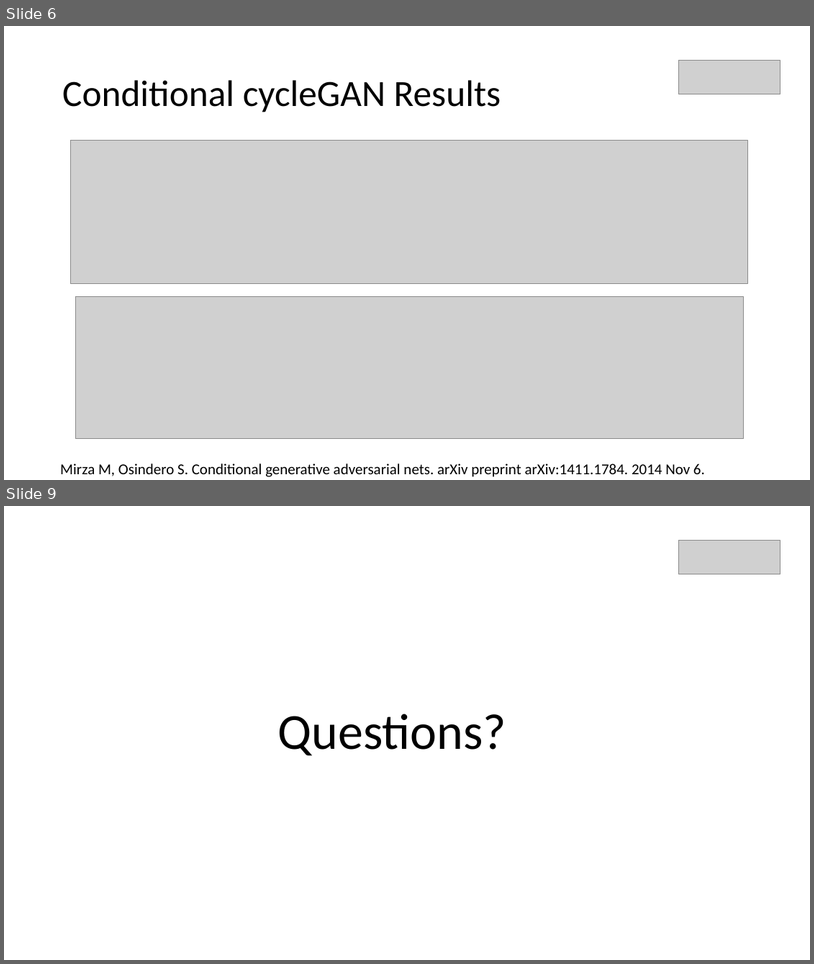
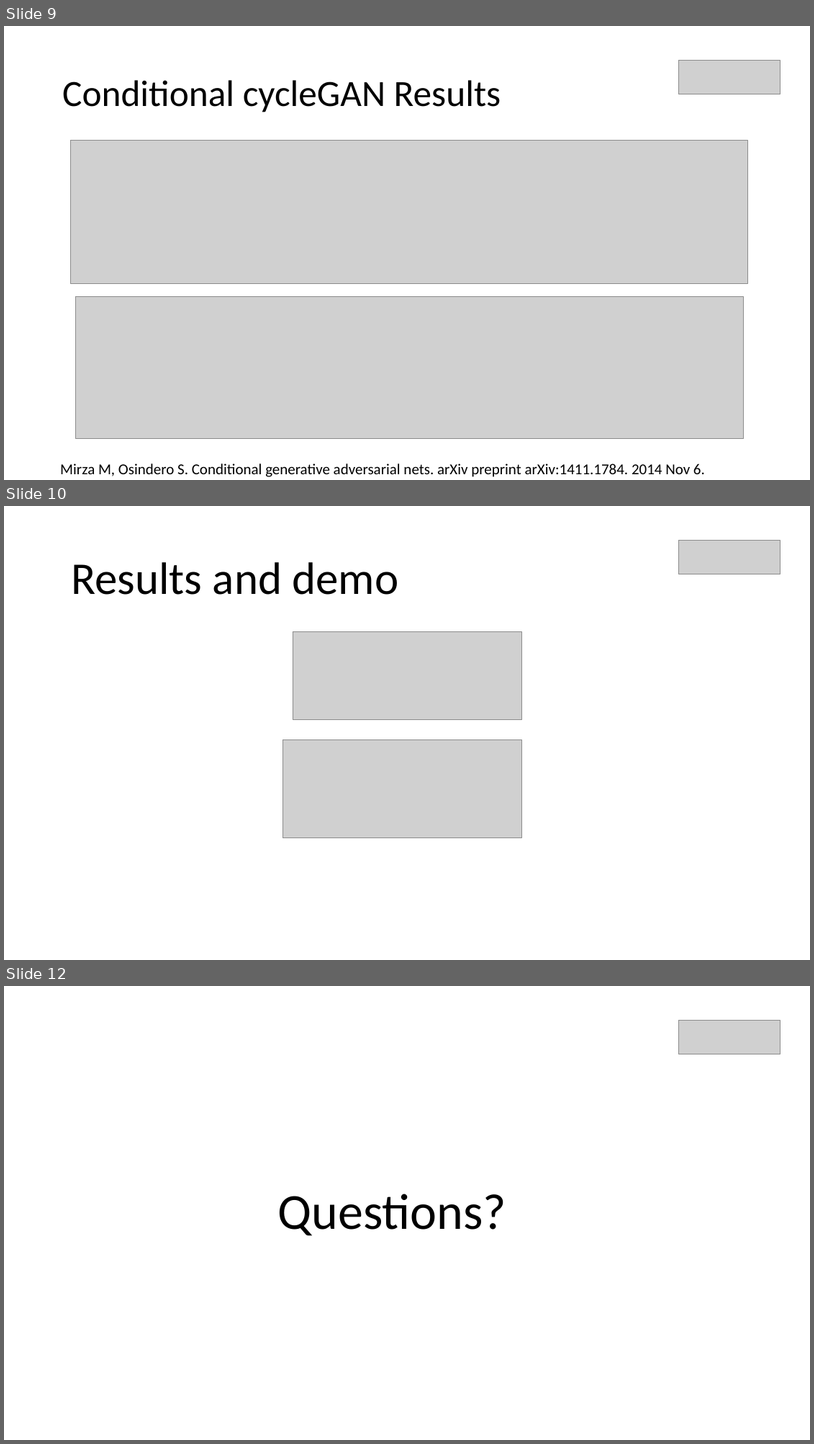
Before and after one commit to fs2019-atml/face-to-cartoon, a slide deck: Presentation_FaceToCartoon.pptx. Shown one above the other, each under a label of ours: slides 6 and 9 before the commit, slides 9, 10 and 12 after it; the slides between them are not shown. The pictures are 814x964 and 814x1444 pixels, drawn with LibreOffice and Linux fonts; fonts in the diff are those of the drawing; grey boxes stand for pictures. Boxes give left, top, right and bottom in pixels: in the first picture for what was removed or moved away, otherwise in the second. Text is boxed around its words. In the diff, an @@ line names an element or a change of style, - is before the commit and + after.

```diff
--- a/Presentation_FaceToCartoon.pptx
+++ b/Presentation_FaceToCartoon.pptx
@@ slide 10 added at [4, 506, 810, 960], background #FFFFFF @@
@@ picture added at [679, 541, 781, 574] @@
@@ title added at [71, 562, 399, 595], 54 pt, text #000000 @@
+Results and demo
@@ picture added at [293, 631, 522, 719] @@
@@ picture added at [283, 739, 522, 837] @@
@@ what was slide 6 is now slide 9 @@
@@ what was slide 9 is now slide 12 @@
```
Also in this commit, not shown: 4 slides changed, 3 other slides added, 1 slide removed.
